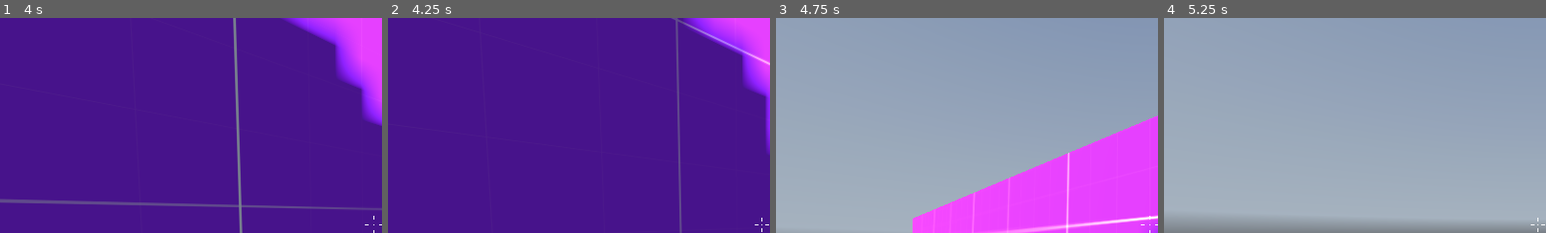
Above: before the commit, frames 1-4 (left to right).
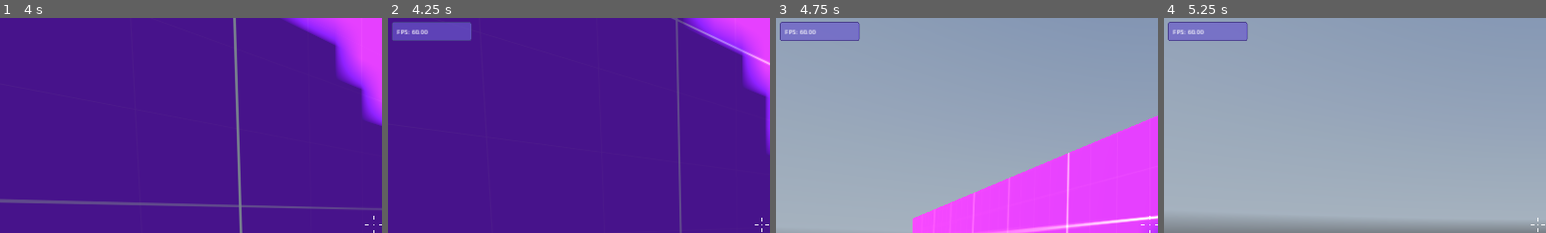
Above: after the commit, the same moments.

Repository: cipfge/fps-controller
Game: Godot game, scene res://levels/world.tscn
Same seed, same stepped clock (60 frames per second), same inputs: the game is played once before the commit and once after it. A sky picture missing from this copy of the repository is replaced by a grey-blue gradient.
Inputs (mouse positions are % of the whole screen's width and height, from its top left):
- Up to frame 1 (4 s): tap Enter at 0.5 s; move the mouse to (55, 50) at 0.52 s; hold Ctrl (crouch) 0.53-1.28 s; hold W (move_forward) from 0.53 s (still down); tap Space (jump) at 0.77, 1.52, 3.02, 3.77 s; move the mouse to (45, 50) at 1.27 s; tap Shift (sprint) at 1.35, 2.85 s; move the mouse to (52, 48) at 2.02 s; hold Ctrl (crouch) 2.03-2.78 s; move the mouse to (49, 52) at 2.77 s; move the mouse to (57, 51) at 3.52 s; hold Ctrl (crouch) from 3.53 s (still down)
- Up to frame 2 (4.25 s): keep holding W (move_forward); keep holding Ctrl (crouch); tap ` (show_debug, bound only after the commit) at 4.15 s
- Up to frame 3 (4.75 s): keep holding W (move_forward); move the mouse to (42, 49) at 4.27 s; release Ctrl (crouch) at 4.28 s; tap Shift (sprint) at 4.35 s; tap Space (jump) at 4.52 s
- Up to frame 4 (5.25 s): keep holding W (move_forward); move the mouse to (51, 50) at 5.02 s; hold Ctrl (crouch) from 5.03 s (still down)
The pictures show only the part of the screen within x 0-50%, y 0-50%; the shares and areas given below are measured in that part.

Frame 1 is identical in both runs. In frame 2, 1.8% of the frame differs, in the area x 1-22%, y 1-11%; in frame 3, 1.9%; in frame 4, 1.9%.

Commit message:
Add debug panel

Diff:
--- /dev/null
+++ b/controllers/debug.gd
@@ -0,0 +1,23 @@
+extends PanelContainer
+
+@onready var debug_container: VBoxContainer = $MarginContainer/VBoxContainer
+
+var fps_label: Label
+
+func _ready() -> void:
+    visible = false
+    add_debug_info("FPS")
+
+func _input(event: InputEvent) -> void:
+    if event.is_action_pressed("show_debug"):
+        visible = !visible
+
+func _process(delta: float) -> void:
+    if visible == true:
+        var fps_value = "%.2f" % (1.0/delta) # Engine.get_frames_per_second()
+        fps_label.text = fps_label.name + ": " + fps_value
+
+func add_debug_info(title: String) -> void:
+    fps_label = Label.new()
+    debug_container.add_child(fps_label)
+    fps_label.name = title
--- a/controllers/player.tscn
+++ b/controllers/player.tscn
@@ -1,8 +1,11 @@
-[gd_scene load_steps=10 format=3 uid="uid://doayvc0xisily"]
+[gd_scene load_steps=13 format=3 uid="uid://doayvc0xisily"]
 
 [ext_resource type="Script" path="res://controllers/player.gd" id="1_g3qal"]
 [ext_resource type="Material" uid="uid://c7w5nhqc43peh" path="res://materials/player.tres" id="2_ds2y7"]
 [ext_resource type="Script" path="res://controllers/crosshair.gd" id="3_65rq4"]
+[ext_resource type="Theme" uid="uid://dm8mdrmxeor0w" path="res://user_interface/theme.tres" id="4_36crs"]
+[ext_resource type="StyleBox" uid="uid://b0cvpuvm050vs" path="res://user_interface/style_box.tres" id="5_ju3dp"]
+[ext_resource type="Script" path="res://controllers/debug.gd" id="6_8akev"]
 
 [sub_resource type="CapsuleShape3D" id="CapsuleShape3D_8fcdc"]
 
@@ -185,3 +188,20 @@
 [node name="BottomLine" type="Line2D" parent="UserInterface/Crosshair"]
 points = PackedVector2Array(0, 5, 0, 15)
 width = 2.0
+
+[node name="DebugPanel" type="PanelContainer" parent="UserInterface"]
+custom_minimum_size = Vector2(200, 0)
+layout_mode = 0
+offset_left = 10.0
+offset_top = 10.0
+offset_right = 210.0
+offset_bottom = 50.0
+theme = ExtResource("4_36crs")
+theme_override_styles/panel = ExtResource("5_ju3dp")
+script = ExtResource("6_8akev")
+
+[node name="MarginContainer" type="MarginContainer" parent="UserInterface/DebugPanel"]
+layout_mode = 2
+
+[node name="VBoxContainer" type="VBoxContainer" parent="UserInterface/DebugPanel/MarginContainer"]
+layout_mode = 2
--- a/project.godot
+++ b/project.godot
@@ -63,6 +63,11 @@
 "events": [Object(InputEventKey,"resource_local_to_scene":false,"resource_name":"","device":-1,"window_id":0,"alt_press …(195 unchanged characters)…
 ]
 }
+show_debug={
+"deadzone": 0.5,
+"events": [Object(InputEventKey,"resource_local_to_scene":false,"resource_name":"","device":-1,"window_id":0,"alt_pressed":false,"shift_pressed":false,"ctrl_pressed":false,"meta_pressed":false,"pressed":false,"keycode":0,"physical_keycode":96,"key_label":0,"unicode":96,"location":0,"echo":false,"script":null)
+]
+}
 
 [rendering]
 
--- /dev/null
+++ b/user_interface/style_box.tres
@@ -0,0 +1,13 @@
+[gd_resource type="StyleBoxFlat" format=3 uid="uid://b0cvpuvm050vs"]
+
+[resource]
+bg_color = Color(0.415686, 0.352941, 0.803922, 0.666667)
+border_width_left = 2
+border_width_top = 2
+border_width_right = 2
+border_width_bottom = 2
+border_color = Color(0.282353, 0.239216, 0.545098, 1)
+corner_radius_top_left = 5
+corner_radius_top_right = 5
+corner_radius_bottom_right = 5
+corner_radius_bottom_left = 5
--- /dev/null
+++ b/user_interface/theme.tres
@@ -0,0 +1,8 @@
+[gd_resource type="Theme" format=3 uid="uid://dm8mdrmxeor0w"]
+
+[resource]
+MarginContainer/constants/margin_bottom = 10
+MarginContainer/constants/margin_left = 10
+MarginContainer/constants/margin_right = 10
+MarginContainer/constants/margin_top = 10
+PanelContainer/styles/panel = null
